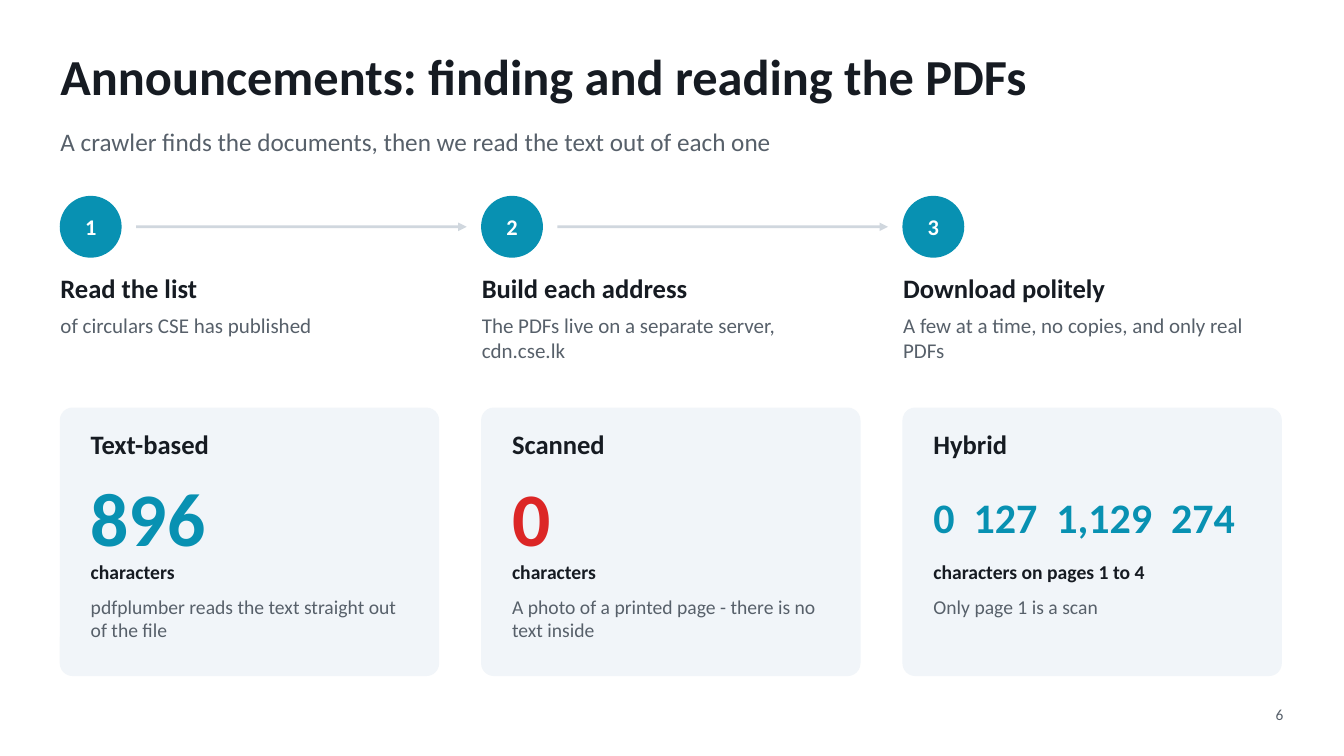
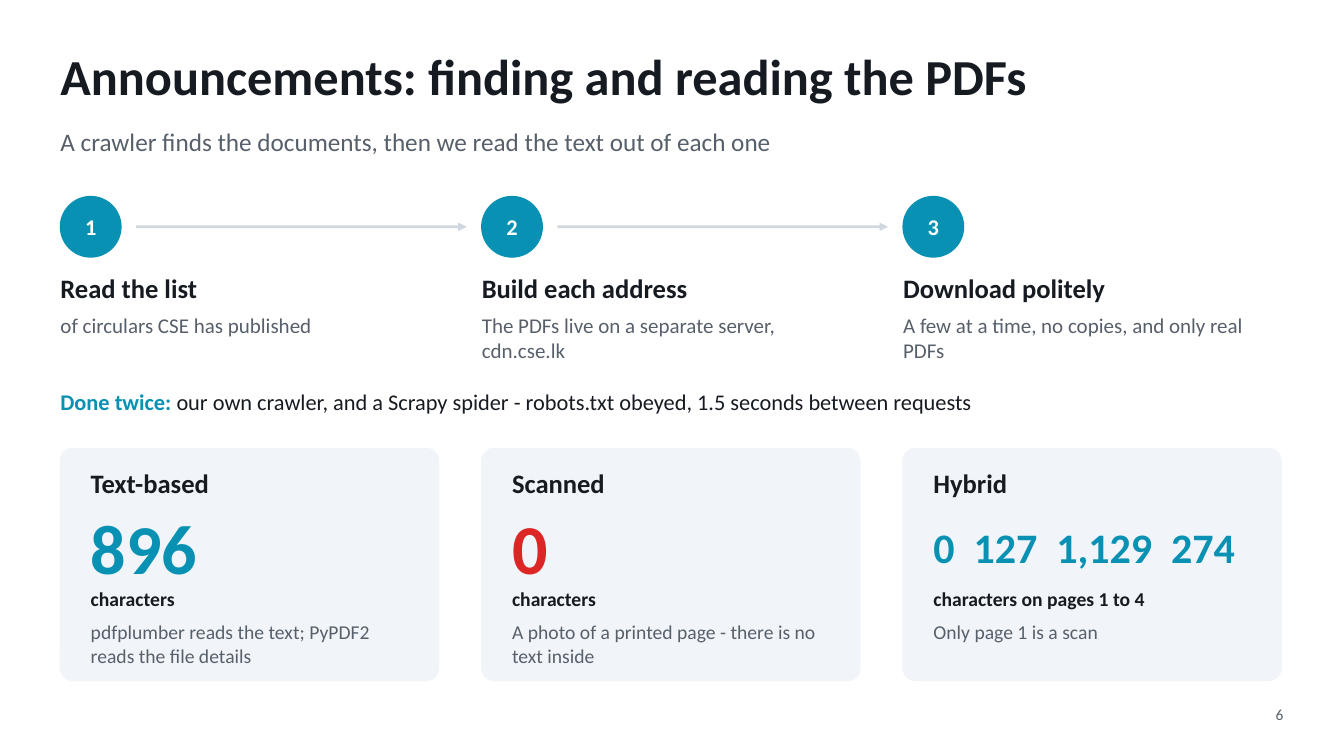
Before and after one commit to NuhanMG/DA2009, a slide deck: slide 6 of docs/slides.pptx. Drawn at 1344x756 pixels with LibreOffice and Linux fonts; fonts in the diff are those of the drawing. Boxes give left, top, right and bottom in pixels: in the first picture for what was removed or moved away, otherwise in the second. Text is boxed around its words. In the diff, an @@ line names an element or a change of style, - is before the commit and + after.

```diff
--- a/docs/slides.pptx
+++ b/docs/slides.pptx
@@ text added at (60,394,971,414), 16 pt, text #161B22 @@
+Done twice: our own crawler, and a Scrapy spider - robots.txt obeyed, 1.5 seconds between requests
@@ rounded rectangle: place and size @@
-rounded rectangle at (60,408,439,676)
+rounded rectangle at (60,449,439,681)
@@ rounded rectangle: place and size @@
-rounded rectangle at (482,408,860,676)
+rounded rectangle at (482,449,860,681)
@@ proportions changed in 3 elements at (60,449,439,681), (482,449,860,681), (903,449,1281,681) @@
@@ rounded rectangle: place and size @@
-rounded rectangle at (903,408,1281,676)
+rounded rectangle at (903,449,1281,681)
@@ 3 texts: place and size @@
-3 texts at (91,435,1007,459)
+3 texts at (91,474,1007,498)
@@ text "896": place and size @@
-text "896" at (91,493,206,547)
+text "896" at (91,525,197,575)
@@ text "896" at (91,525,197,575): size 54 to 50 pt @@
@@ text "0" at (512,528,547,575): size 54 to 50 pt @@
@@ text "0": place and size @@
-text "0" at (512,496,550,547)
+text "0" at (512,528,547,575)
@@ text "0 127 1,129 274": place and size @@
-text "0 127 1,129 274" at (933,505,1235,539)
+text "0 127 1,129 274" at (933,535,1235,569)
@@ 3 texts: place and size @@
-3 texts at (91,565,1145,583)
+3 texts at (91,592,1145,610)
@@ text at (91,625,369,663): text changed @@
-pdfplumber reads the text straight out of the file
+pdfplumber reads the text; PyPDF2 reads the file details
@@ text "A photo of a printed ...": place and size @@
-text "A photo of a printed ..." at (512,600,816,637)
+text "A photo of a printed ..." at (512,625,816,663)
@@ text "Only page 1 is a ...": place and size @@
-text "Only page 1 is a ..." at (933,600,1098,618)
+text "Only page 1 is a ..." at (933,625,1098,643)
```
Also in this commit, not shown: 3 other slides changed, 20 other files.
